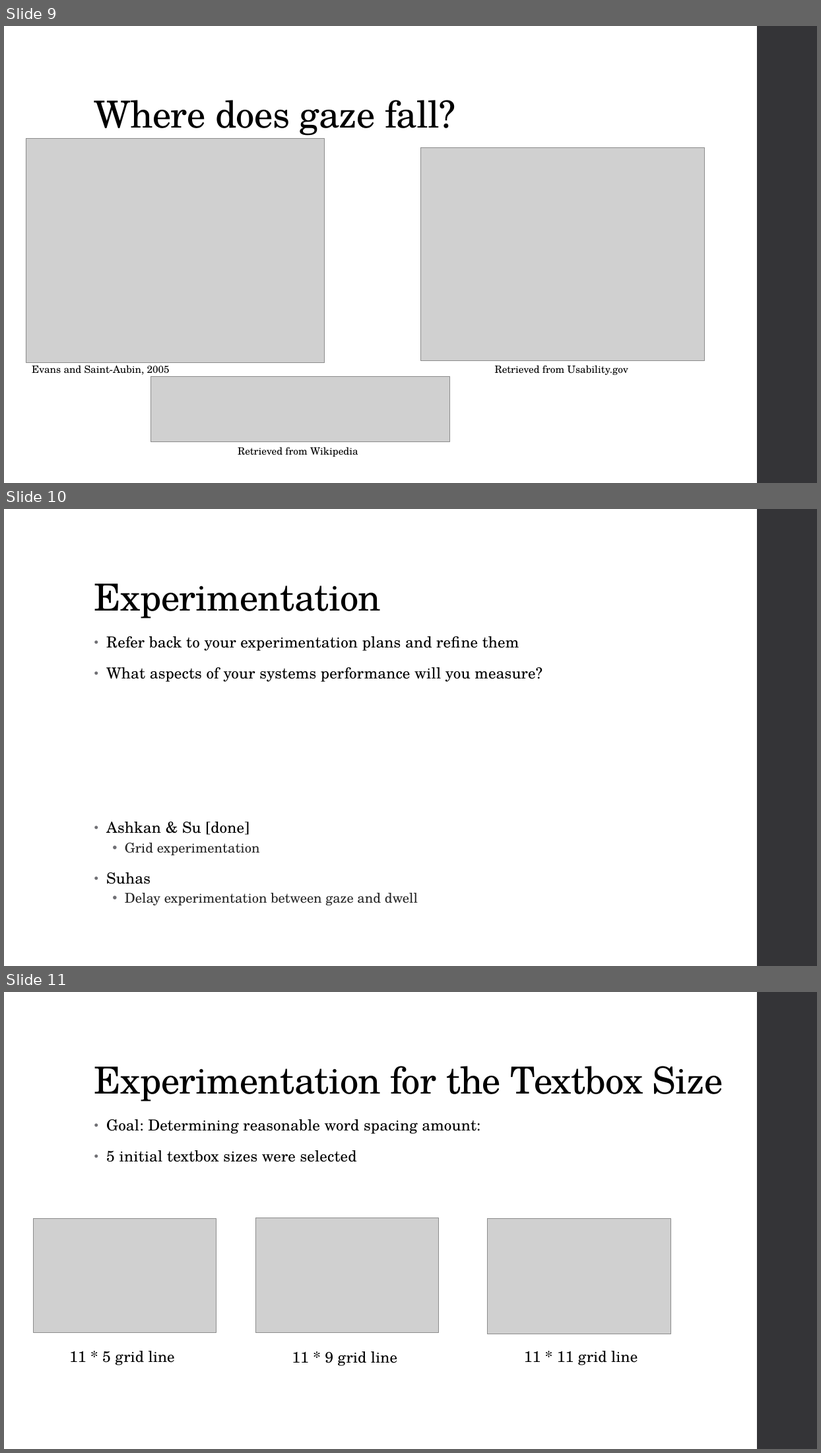
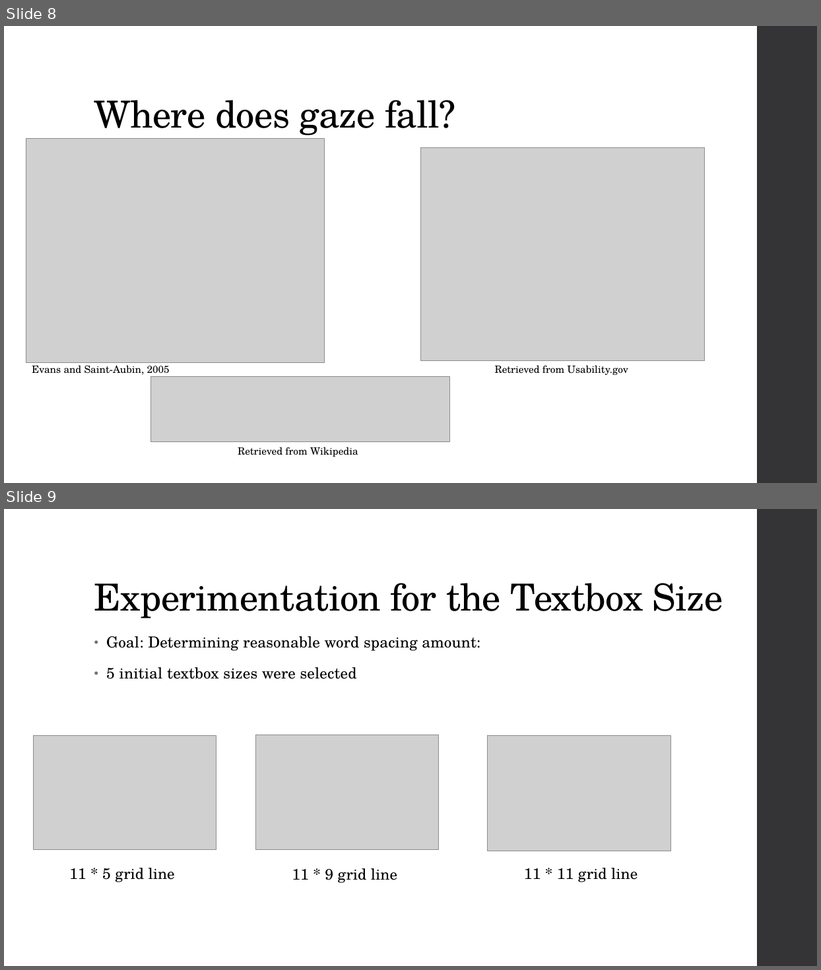
Before and after one commit to diederichk/StepCounter, a slide deck: MidtermPresentation/MidtermPresentation.pptx. Shown one above the other, each under a label of ours: slides 9, 10 and 11 before the commit, slides 8 and 9 after it. The pictures are 821x1453 and 821x970 pixels, drawn with LibreOffice and Linux fonts; fonts in the diff are those of the drawing; grey boxes stand for pictures. Boxes give left, top, right and bottom in pixels: in the first picture for what was removed or moved away, otherwise in the second. Text is boxed around its words. In the diff, an @@ line names an element or a change of style, - is before the commit and + after.

Commit message:
References added to presentation

```diff
--- a/MidtermPresentation/MidtermPresentation.pptx
+++ b/MidtermPresentation/MidtermPresentation.pptx
@@ slide 10 removed at <box>4,509,817,966</box>, background #FFFFFF; not listed: 1 template element that a slide beside it also shows @@
@@ title removed at <box>94,584,382,619</box> @@
-Experimentation
@@ text removed at <box>106,636,543,906</box> @@
-• Refer back to your experimentation plans and refine them
-• What aspects of your systems performance will you measure?
-• Ashkan & Su [done]
-  • Grid experimentation
-• Suhas
-  • Delay experimentation between gaze and dwell
@@ what was slide 9 is now slide 8 @@
@@ what was slide 11 is now slide 9 @@
```
Also in this commit, not shown: 2 slides changed, 1 slide added, 1 other slide removed.
